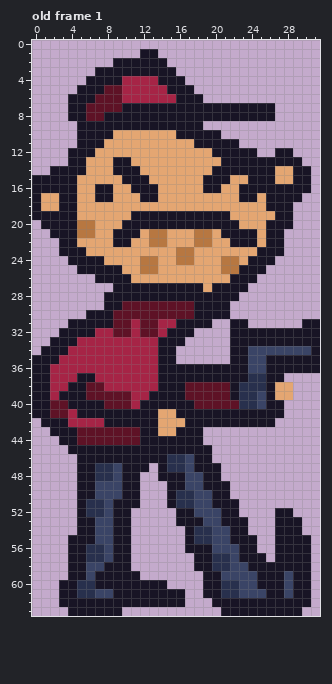
Pixel-art file, stored at assets/images/enemy.aseprite. That is the earlier state.
32x64 pixels, 1 frame. Shown: old frame 1. The commit also changed other frames, which this record leaves out.
And afterwards:
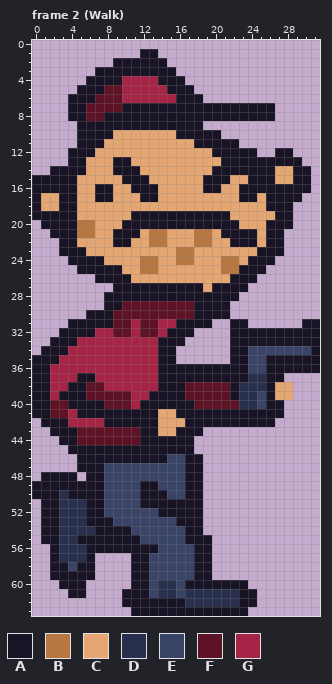
Palette (. is transparent): A #181425  B #b77741  C #e4a672  D #28304d  E #3a4466  F #5e1226  G #a62446
A new or re-ordered frame is compared with the old frame closest to it.
What changed:
frames 1 -> 5
Changed rows in their new state; - is an unchanged pixel.
Frame 2 (Walk) is new; against old frame 1, layer "Layer 2":
first column x 0:
44 ------------------.------------
45 ------------------..-----------
46 ---------------EEA-.-----------
47 -------AE-EEEEEEEA-..----------
48 -AAAA.-AE-EEEEEEEAA..----------
49 AAAAA--A--EEAAEEEAA...---------
50 AAADA--A--EEAAAEEAA...---------
51 -AADDDAA-EEEAAA-AAA....--------
52 -AADDDAA-EEEEEAA--A....----..--
53 -AADDD-AAEEEEEEE---.....---...-
54 -AADDDDAA--EEEEEE-A.....---...-
55 -AADD--AA--AEEEEE-AA.....--....
56 --ADDDAAA--AAAEEEE--.....--....
57 --ADDDA....AAEEEEE--......-....
58 --AAE-A....AAEEEEE--...........
59 --AA--A....-AEEEEEA-...........
60 -----A.....--EDDEAA--AAA.......
61 ---.-A....---EDDEDDDD--AA......
62 ---.......-------DDDDDD--......
63 ----......-AAAAAAAAAA---......-
Pixel boxes of the changes (left, top, right, bottom) in both pictures:
changed: (32, 436, 311, 616)
